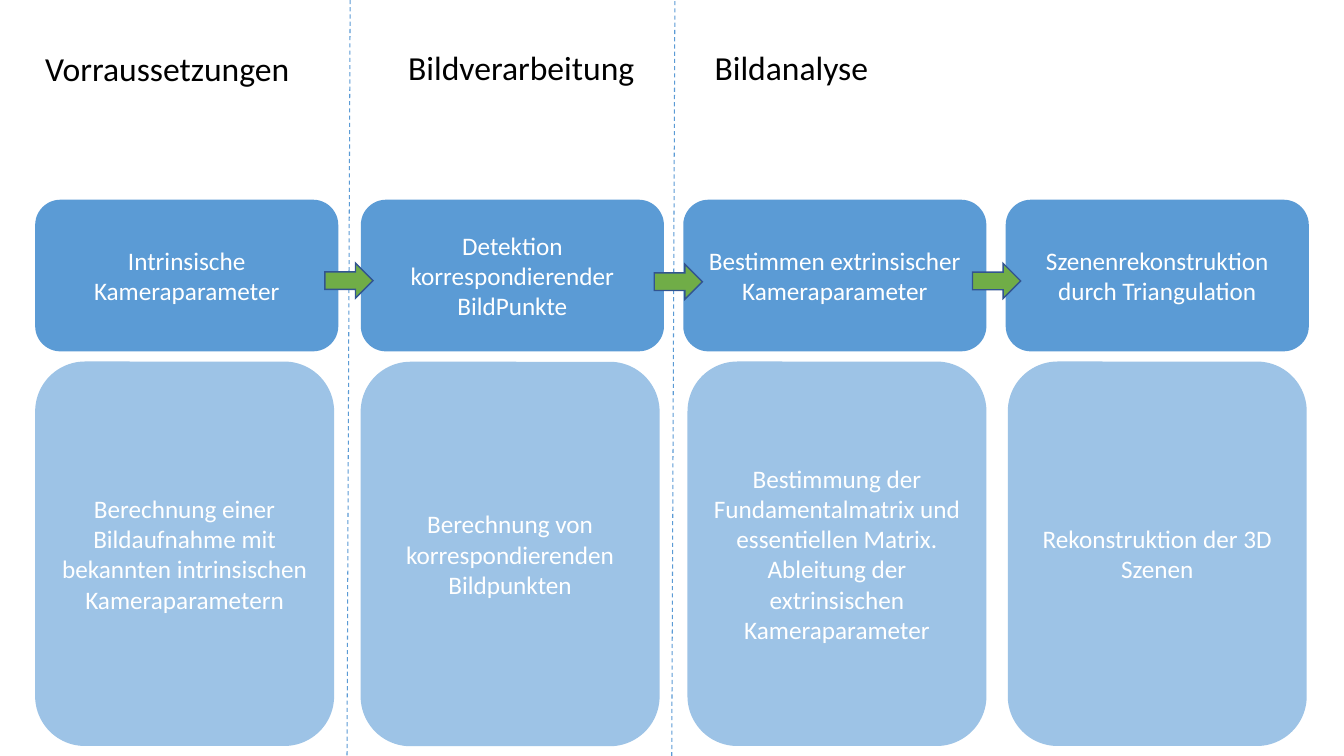
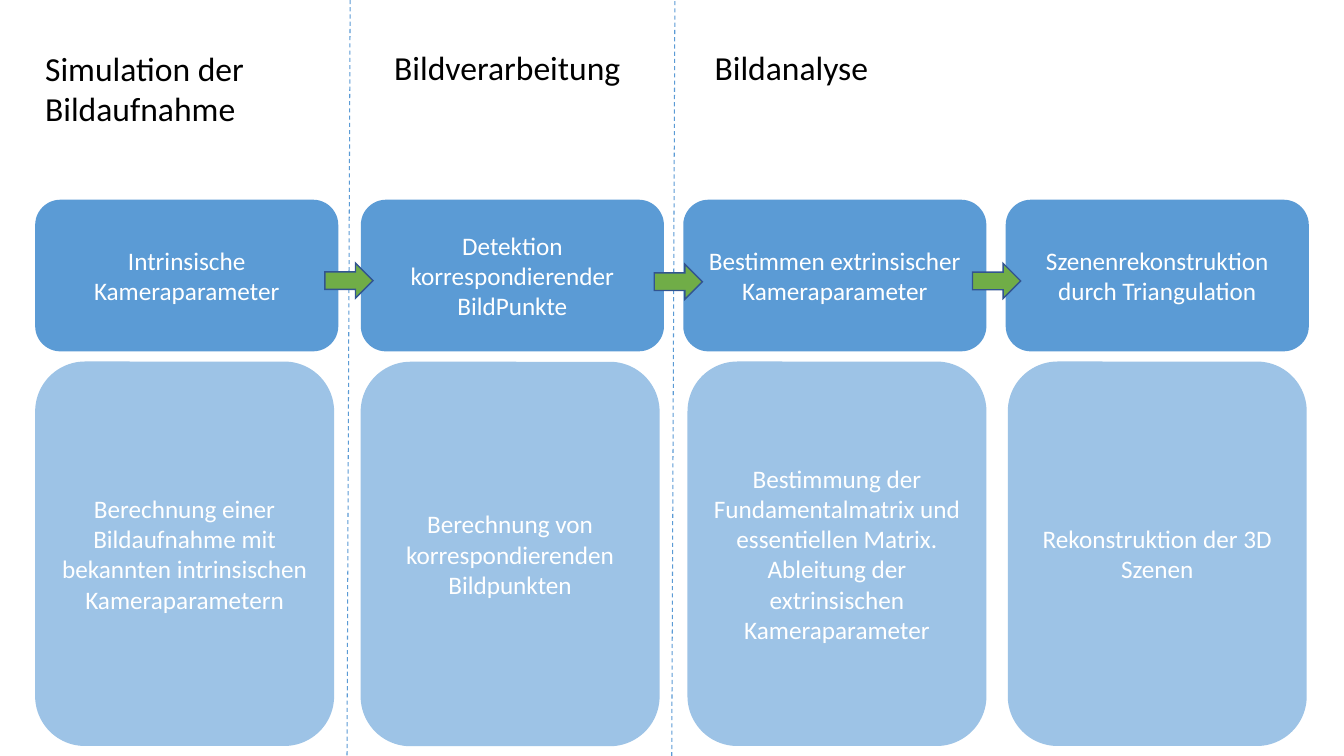
Before and after one commit to anjak610/MasterDuCC, a slide deck: slide 1 of Thesis/ThesisArbeit_V9/images/NEU_Virtuel_Arbeitsprozess.pptx. Drawn at 1344x756 pixels with LibreOffice and Linux fonts; fonts in the diff are those of the drawing. Boxes give left, top, right and bottom in pixels: in the first picture for what was removed or moved away, otherwise in the second. Text is boxed around its words. In the diff, an @@ line names an element or a change of style, - is before the commit and + after.

```diff
--- a/Thesis/ThesisArbeit_V9/images/NEU_Virtuel_Arbeitsprozess.pptx
+++ b/Thesis/ThesisArbeit_V9/images/NEU_Virtuel_Arbeitsprozess.pptx
@@ text at (45, 57, 244, 122): text changed @@
-Vorraussetzungen
+Simulation der Bildaufnahme
@@ text "Bildverarbeitung": place and size @@
-text "Bildverarbeitung" at (408, 56, 634, 86)
+text "Bildverarbeitung" at (394, 56, 620, 86)
```
Also in this commit, not shown: 1 slide added, 17 other files.
